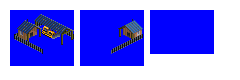
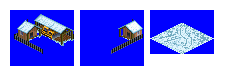
Layered file, before and after one edit (w=240, h=80). Changes by layer:
showed "snow" (1st of 2, in "fenced left corner"), painted on it over 17, 14, 214, 54
showed "snow" (2nd of 2, in "fenced right scrap pile"), painted on it over 118, 20, 143, 40
